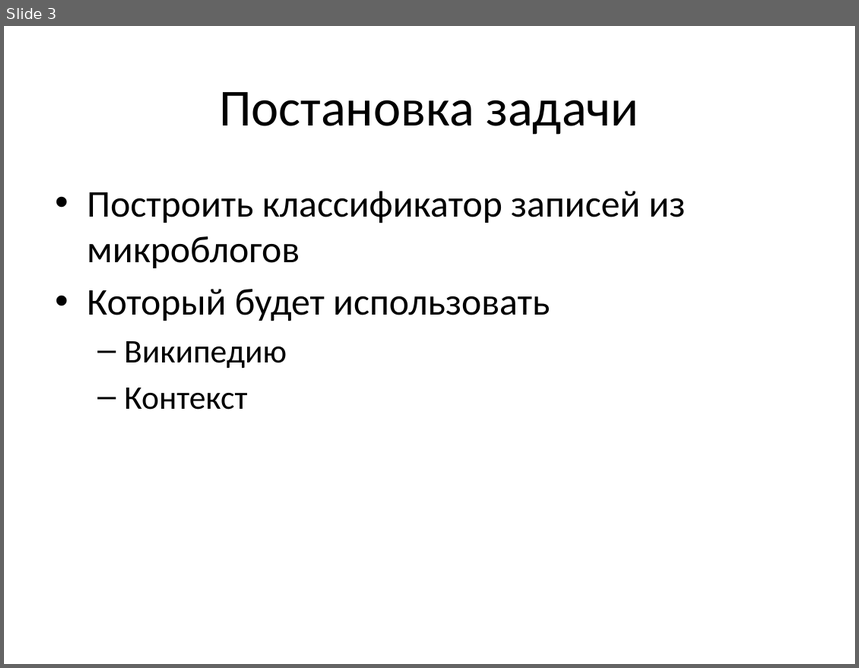
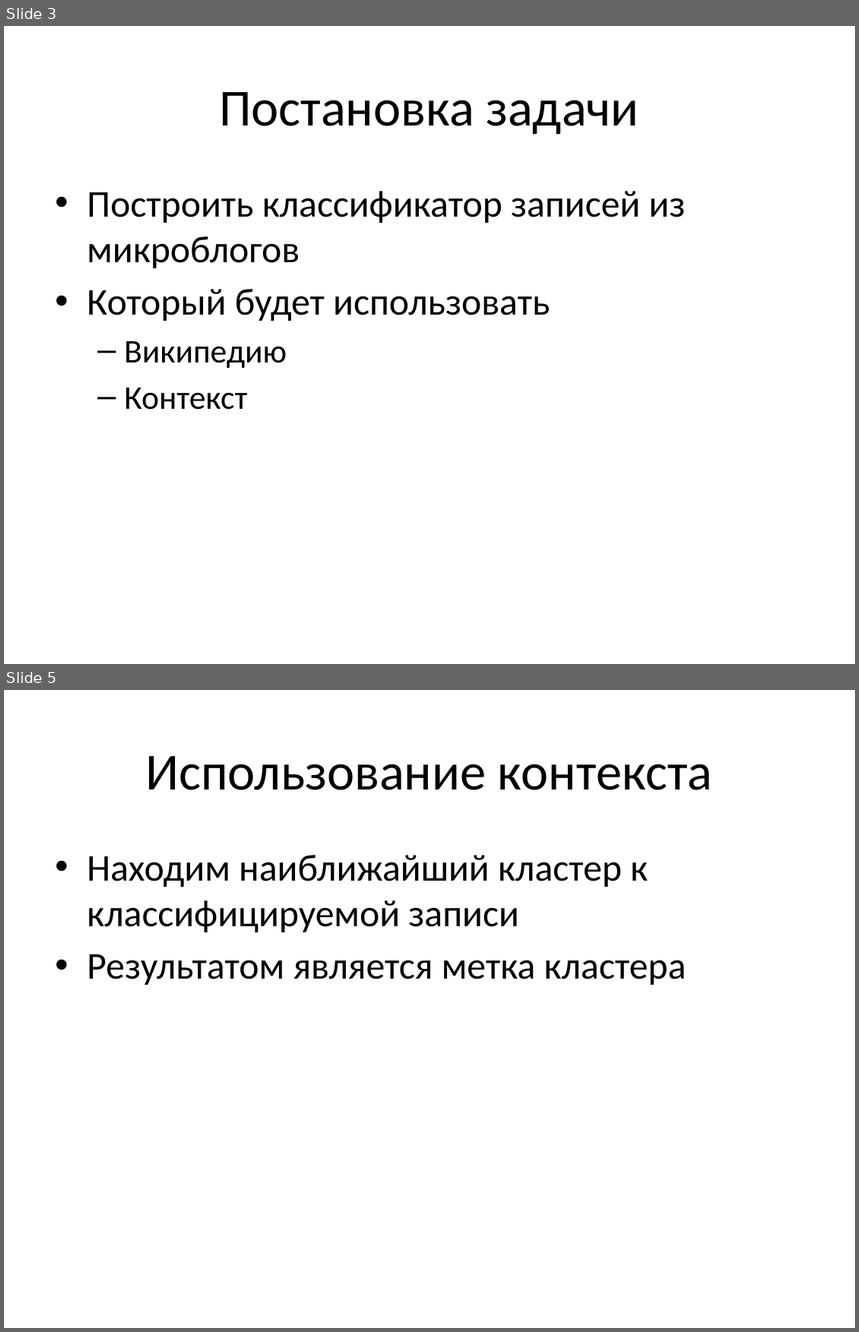
Before and after one commit to ttim/Diploma, a slide deck: docs/diploma.pptx. Shown one above the other, each under a label of ours: slide 3 before the commit, slides 3 and 5 after it; the slides between them are not shown. The pictures are 859x668 and 859x1332 pixels, drawn with LibreOffice and Linux fonts; fonts in the diff are those of the drawing. Boxes give left, top, right and bottom in pixels: in the first picture for what was removed or moved away, otherwise in the second. Text is boxed around its words. In the diff, an @@ line names an element or a change of style, - is before the commit and + after.

```diff
--- a/docs/diploma.pptx
+++ b/docs/diploma.pptx
@@ slide 5 added at (4,690,855,1328), background #FFFFFF @@
@@ title added at (145,756,713,790), 44 pt, text #000000 @@
+Использование контекста
@@ text added at (87,855,686,985), 32 pt, text #000000 @@
+• Находим наиближайший кластер к классифицируемой записи
+• Результатом является метка кластера
```
Also in this commit, not shown: 6 slides changed, 2 other slides added, 1 other file.
